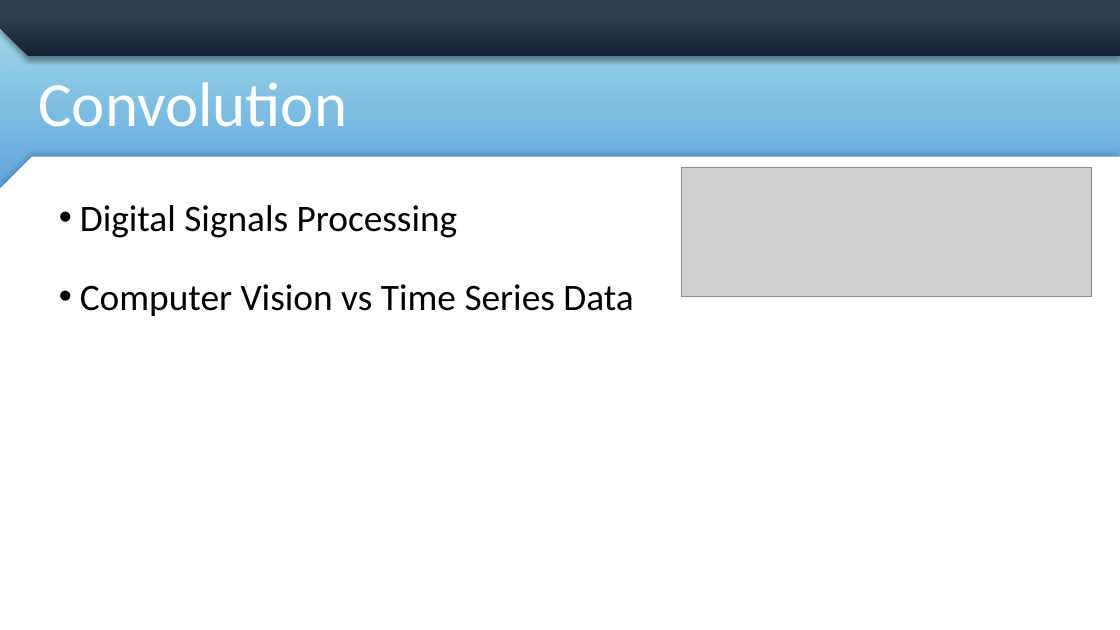
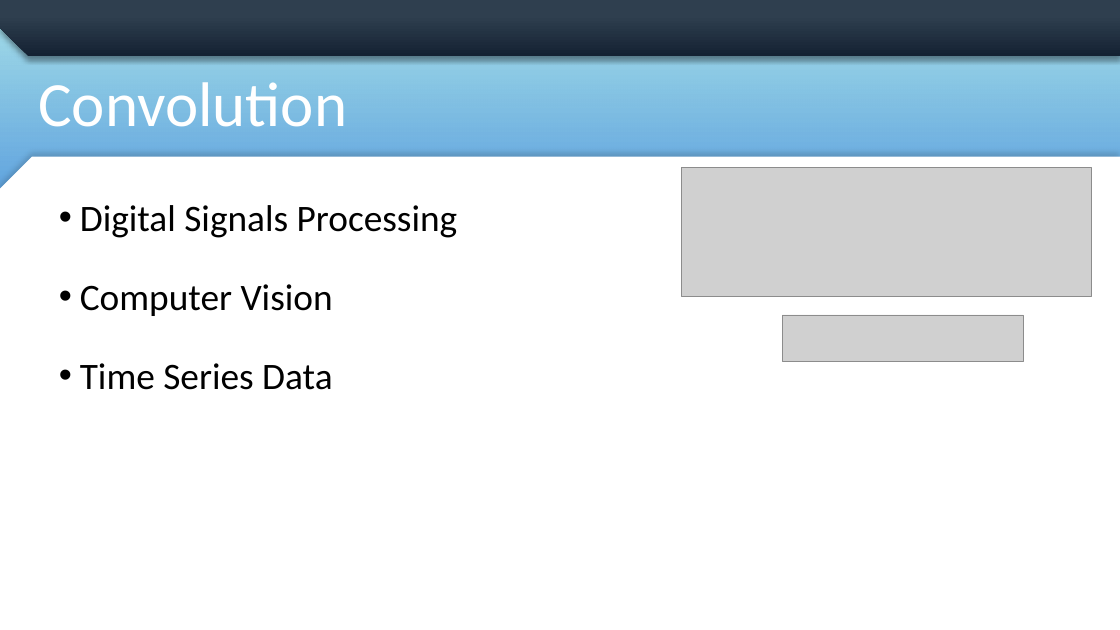
Before and after one commit to mdemore2/CSCE823, a slide deck: slide 4 of Student Lecture/Demore_TCN_Lecture.pptx. Drawn at 1120x630 pixels with LibreOffice and Linux fonts; fonts in the diff are those of the drawing; grey boxes stand for pictures; background and template pictures are left out. Boxes give left, top, right and bottom in pixels: in the first picture for what was removed or moved away, otherwise in the second. Text is boxed around its words. In the diff, an @@ line names an element or a change of style, - is before the commit and + after.

```diff
--- a/Student Lecture/Demore_TCN_Lecture.pptx
+++ b/Student Lecture/Demore_TCN_Lecture.pptx
@@ text at <box>80,284,333,390</box>: text changed @@
-• Computer Vision vs Time Series Data
+• Computer Vision
+• Time Series Data
@@ picture added at <box>783,315,1023,361</box> @@
```
Also in this commit, not shown: 6 other slides changed, 2 slides added, 1 slide removed, 2 other files.
